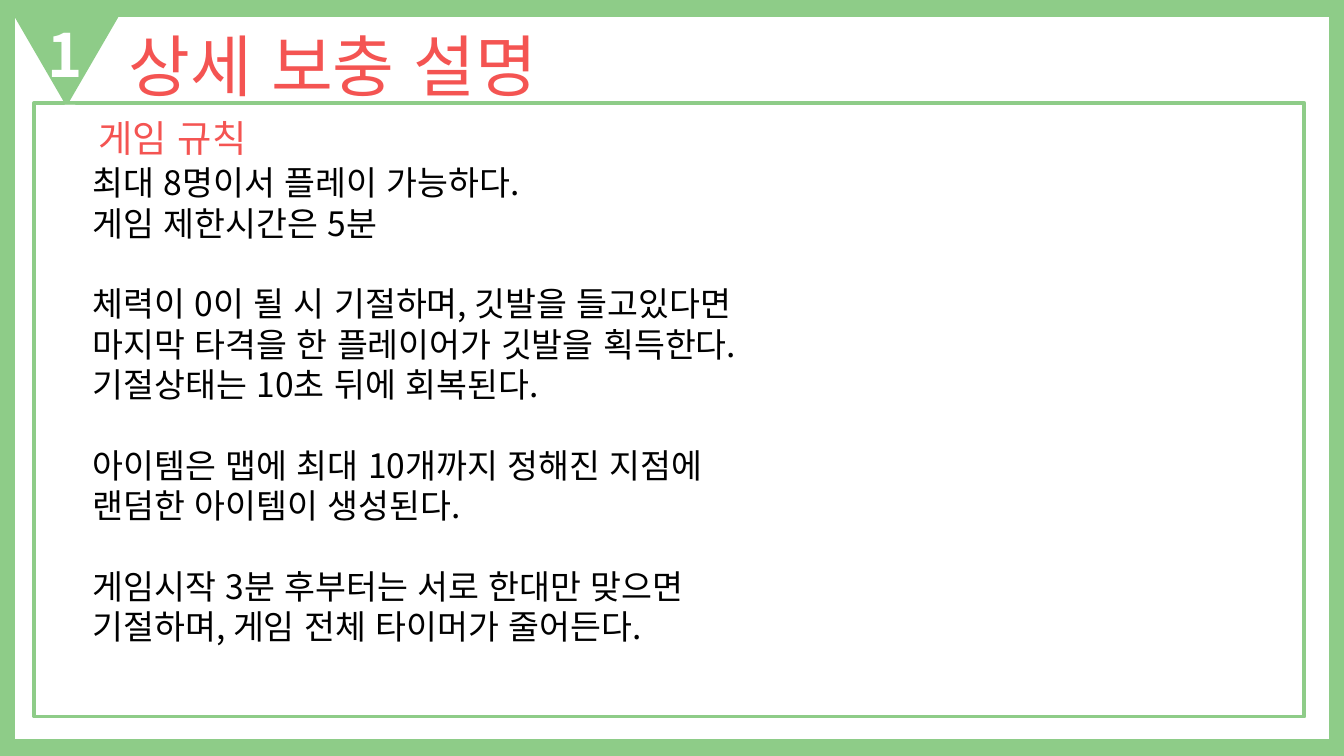
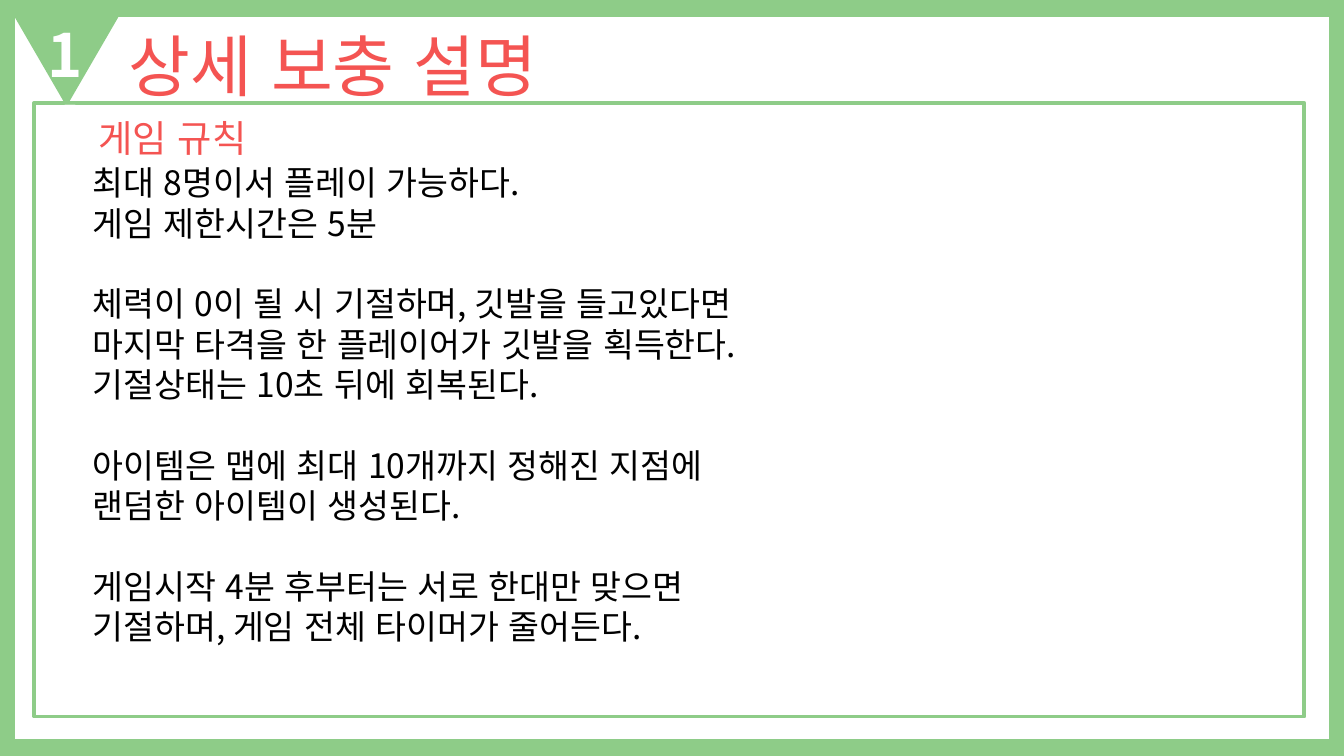
Before and after one commit to Celesta129/TeamProject, a slide deck: slide 18 of Documents/King of Playground 기획 발표자료.pptx. Drawn at 1344x756 pixels with LibreOffice and Linux fonts; fonts in the diff are those of the drawing. Boxes give left, top, right and bottom in pixels: in the first picture for what was removed or moved away, otherwise in the second. Text is boxed around its words. In the diff, an @@ line names an element or a change of style, - is before the commit and + after.

```diff
--- a/Documents/King of Playground 기획 발표자료.pptx
+++ b/Documents/King of Playground 기획 발표자료.pptx
@@ text at bbox=[93, 571, 684, 645]: text changed @@
-게임시작 3분 후부터는 서로 한대만 맞으면 기절하며, 게임 전체 타이머가 줄어든다.
+게임시작 4분 후부터는 서로 한대만 맞으면 기절하며, 게임 전체 타이머가 줄어든다.
```
Also in this commit, not shown: 16 other slides changed, 2 other files.
